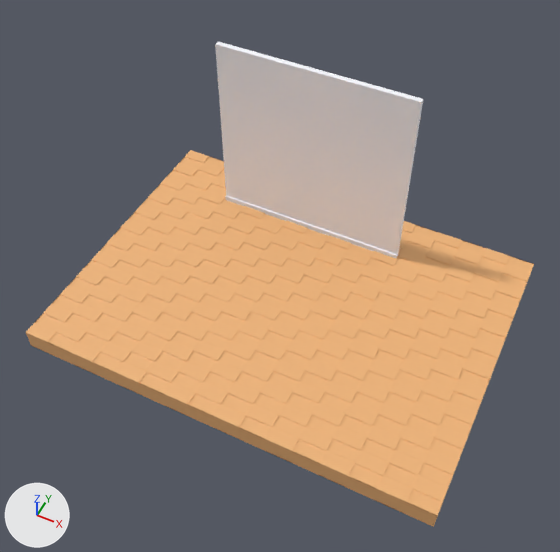
The glTF model static/models/Ground.glb, before and after one commit.
Before and after are seen from a 50 mm camera at (10.1, -21.0, 23.4) aimed at (1.0, -2.7, 0.5). Arrows for +X, +Y and +Z are at lower left; the lights stay in place. Vertices at the same position are counted once.

Names of what the first picture shows: 'Ground'.
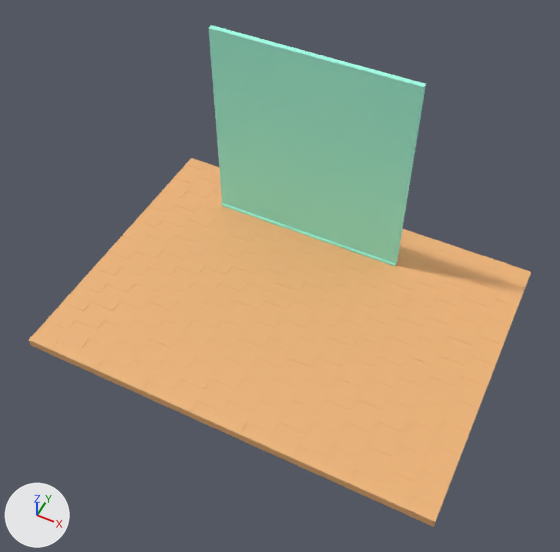
The newer file is also turned or shifted as a whole; pictures and numbers use the older file's frame.

What differs and where, as boxes [x1, y1, x2, y2] in the pictures (560 x 552 px; the box of a moved part takes in the faces that stretch with it):
'Ground', recoloured, reshaped (white to green)
    before: [26, 42, 534, 527]
    after: [29, 25, 531, 527]
part 1 of me_cube_011, moved or reshaped
    before: [225, 196, 329, 236]
    after: [221, 204, 327, 243]
part 2 of me_cube_011, moved or reshaped
    before: [215, 45, 396, 254]
    after: [209, 29, 395, 264]
part 3 of me_cube_011, moved or reshaped
    before: [226, 195, 399, 258]
    after: [222, 203, 397, 266]
part 4 of me_cube_011, moved or reshaped
    before: [26, 150, 534, 524]
    after: [29, 158, 531, 524]
part 5 of me_cube_011, moved or reshaped
    before: [215, 42, 423, 254]
    after: [209, 25, 426, 264]

The change in detail:
Material 'Shelves' (mat_shelves) changes colour from white #f8f9ff to green #a4ffe6; in linear values from (0.939, 0.947, 1.0) to (0.372, 1.0, 0.791).
me_cube_011 is used by ob_ground; location (0.0, 0.0, 0.0).
me_cube_011 had 3276 vertices, 8160 faces and spanned x -8.3..9.7, y -8.0..5.3, z -3.3..6.1.
me_cube_011 now has 3276 vertices, 8160 faces and spans x -8.3..9.7, y -8.0..5.3, z -3.3..6.8.
me_cube_011 part 1: all 3 vertices in x -4.8, y 2.9..3.2, z -2.5 are moved by (-0.3, 0.0, -0.5).
me_cube_011 part 2: all 2 vertices in x -4.8, y 2.9..3.2, z 6.1 are moved by (-0.3, 0.0, 0.7).
me_cube_011 part 3: all 3 vertices in x 4.0, y 2.9..3.2, z -2.2 are moved by (0.0, 0.0, -0.6).
me_cube_011 part 4: 1633 of the vertices in x -8.3..9.7, y -8.0..5.3, z -2.5..-2.4 are moved by (0.0, 0.0, -0.5).
me_cube_011 part 5: all 2 vertices in x 4.0, y 2.9..3.2, z 6.1 are moved by (0.0, 0.0, 0.7).
